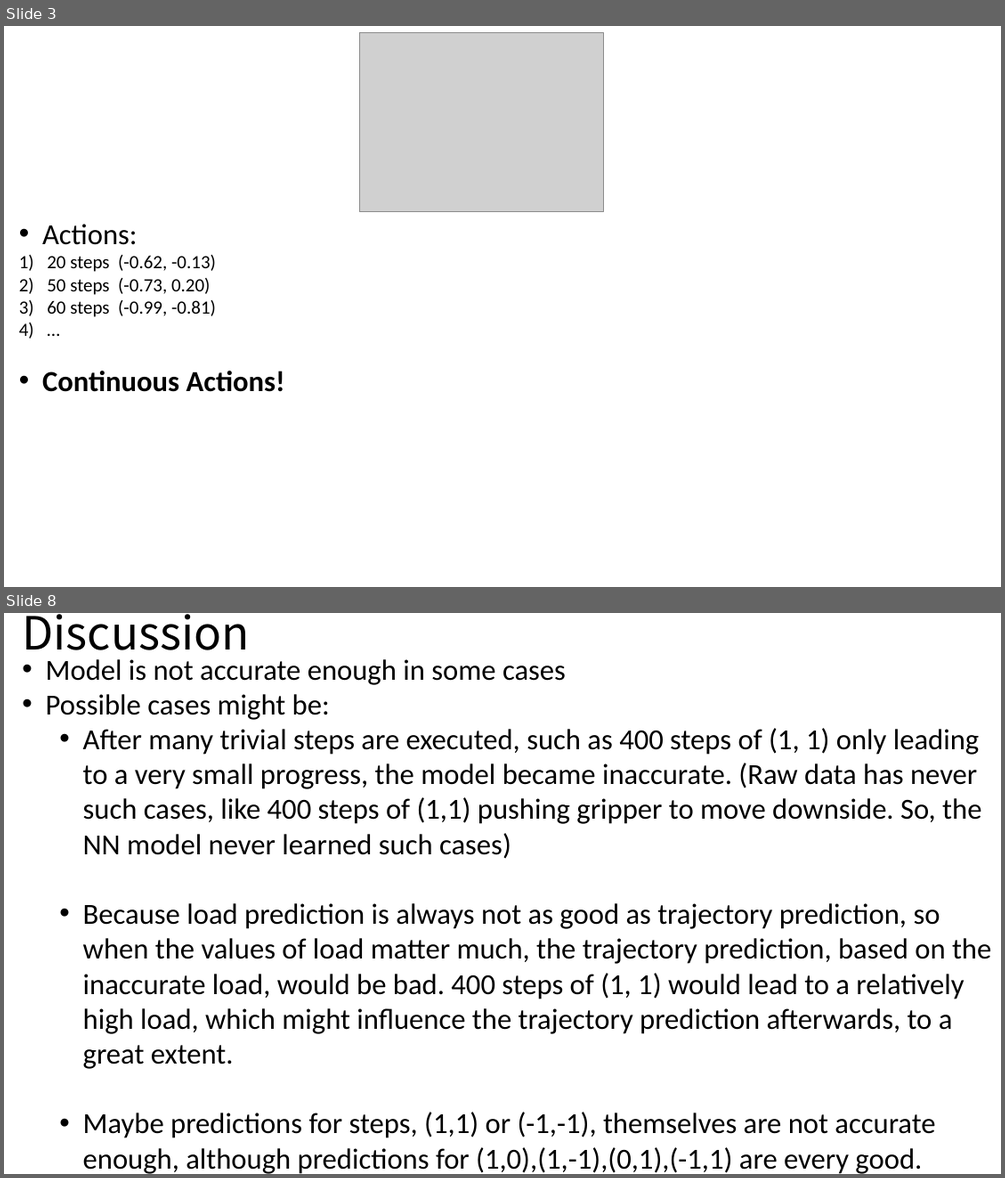
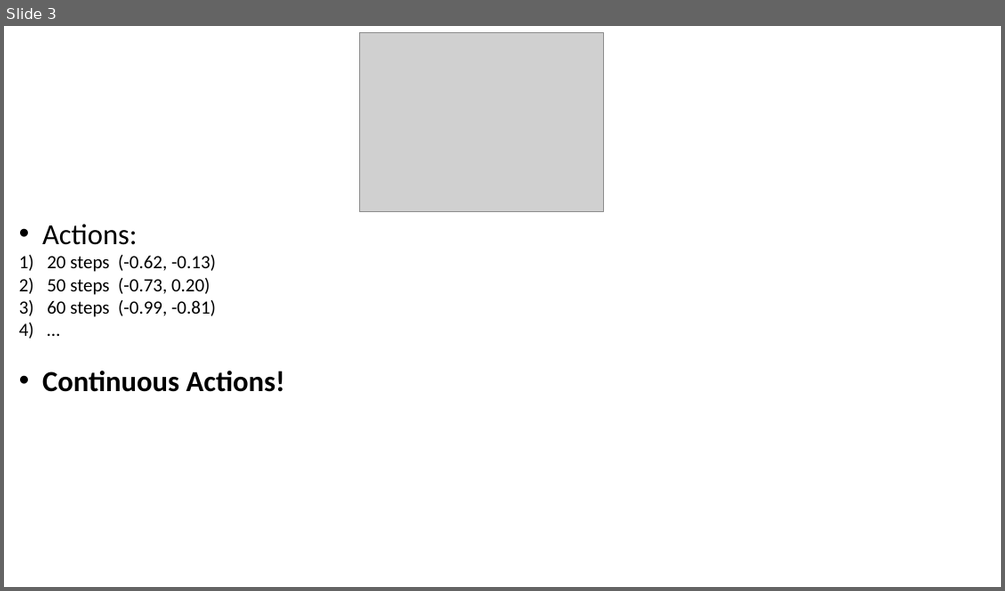
Before and after one commit to ShuoZ9379/t42_hand, a slide deck: zs_sim_robot/meeting_7/meeting_7.pptx. Shown one above the other, each under a label of ours: slides 3 and 8 before the commit, slide 3 after it; the slides between them are not shown. The pictures are 1005x1178 and 1005x591 pixels, drawn with LibreOffice and Linux fonts; fonts in the diff are those of the drawing; grey boxes stand for pictures. Boxes give left, top, right and bottom in pixels: in the first picture for what was removed or moved away, otherwise in the second. Text is boxed around its words. In the diff, an @@ line names an element or a change of style, - is before the commit and + after.

Commit message:
after m7

```diff
--- a/zs_sim_robot/meeting_7/meeting_7.pptx
+++ b/zs_sim_robot/meeting_7/meeting_7.pptx
@@ slide 8 removed at (4,613,1001,1174), background #FFFFFF @@
@@ text removed at (23,614,250,661) @@
-Discussion
@@ text removed at (46,659,991,1174) @@
-• Model is not accurate enough in some cases
-• Possible cases might be:
-  • After many trivial steps are executed, such as 400 steps of (1, 1) only leading to a very small progress, the model became inaccurate. (Raw data has never such cases, like 400 steps of (1,1) pushing gripper to move downside. So, the NN model never learned such cases)
-  • Because load prediction is always not as good as trajectory prediction, so when the values of load matter much, the trajectory prediction, based on the inaccurate load, would be bad. 400 steps of (1, 1) would lead to a relatively high load, which might influence the trajectory prediction afterwards, to a great extent.
-  • Maybe predictions for steps, (1,1) or (-1,-1), themselves are not accurate enough, although predictions for (1,0),(1,-1),(0,1),(-1,1) are every good.
```
Also in this commit, not shown: 2 slides changed, 2 other slides removed, 23 other files.
